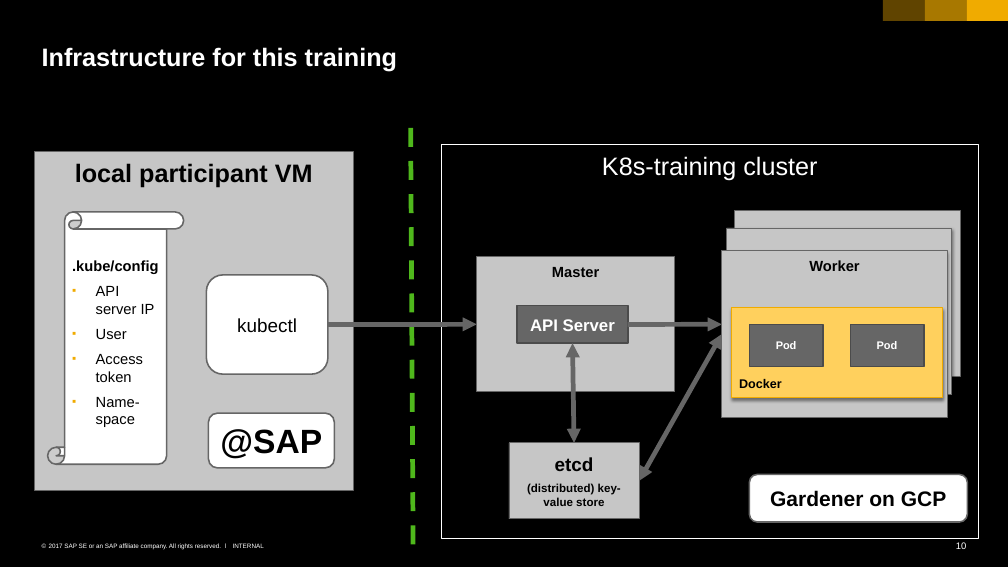
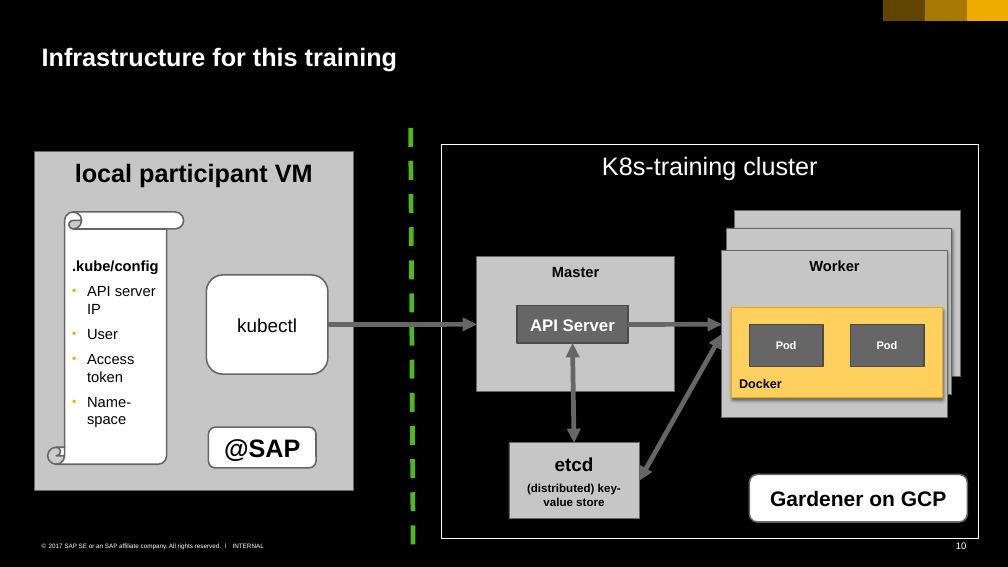
Before and after one commit to cuijiyao01/docker-k8s-training, a slide deck: slide 10 of kubernetes/01_k8s_core_components.pptx. Drawn at 1008x567 pixels with LibreOffice and Linux fonts; fonts in the diff are those of the drawing. Boxes give left, top, right and bottom in pixels: in the first picture for what was removed or moved away, otherwise in the second. Text is boxed around its words. In the diff, an @@ line names an element or a change of style, - is before the commit and + after.

```diff
--- a/kubernetes/01_k8s_core_components.pptx
+++ b/kubernetes/01_k8s_core_components.pptx
@@ text in vertical scroll at (x1=87, y1=286, x2=156, y2=427): indent changed @@
@@ rounded rectangle "@SAP" resized from (x1=209, y1=413, x2=335, y2=467) to (x1=209, y1=427, x2=316, y2=468) @@
@@ rounded rectangle "@SAP" at (x1=209, y1=427, x2=316, y2=468): size 32 to 24 pt; less space between paragraphs @@
```
Also in this commit, not shown: 3 other slides changed, 2 other files.
